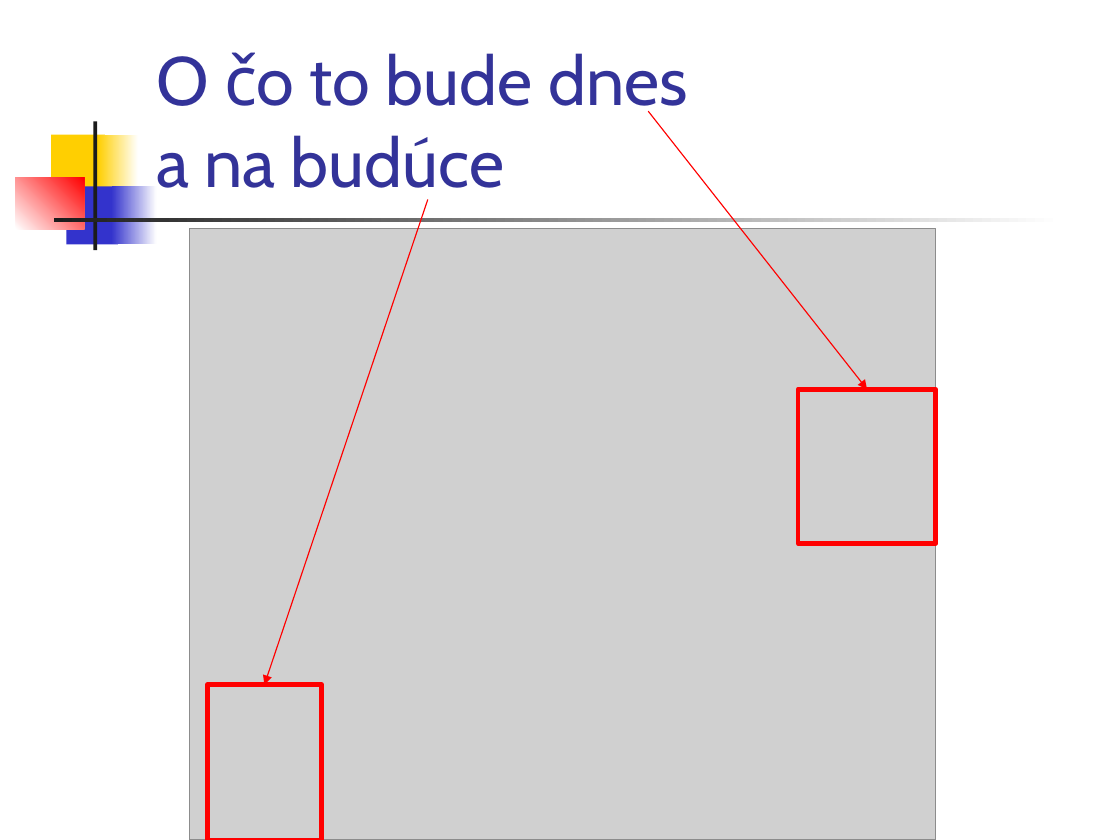
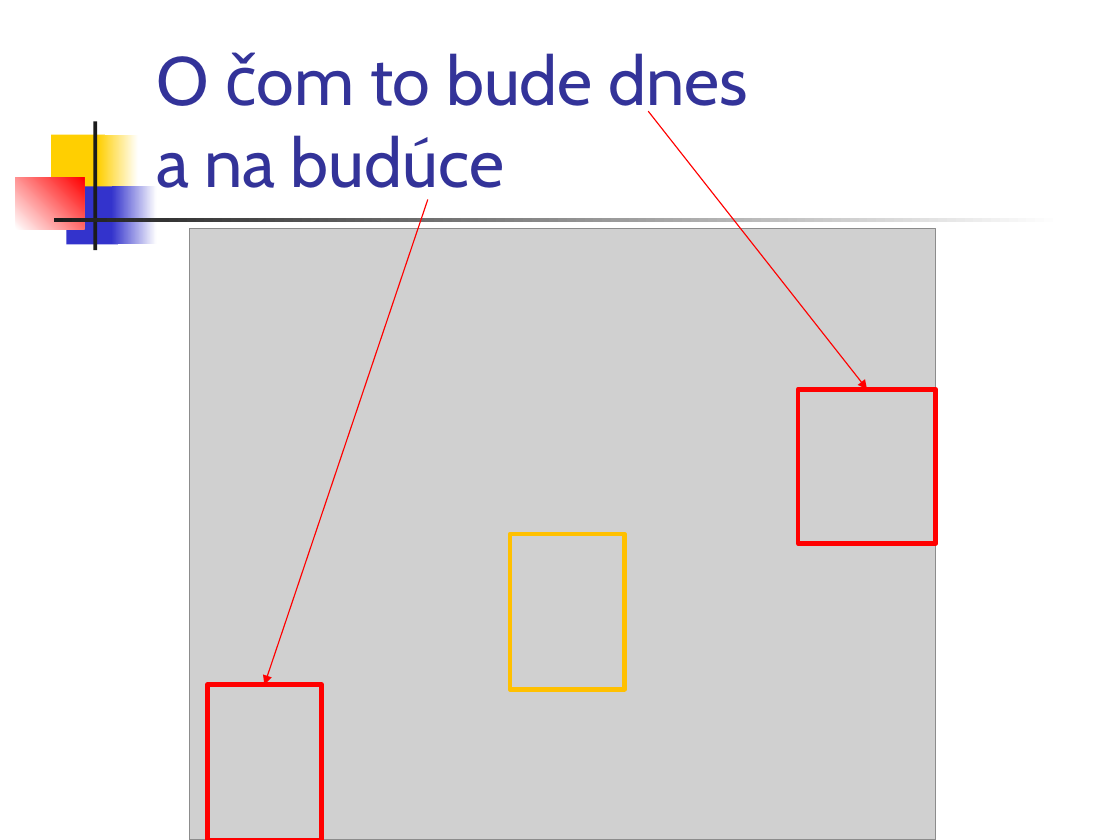
Before and after one commit to vmandro/Prednasky, a slide deck: slide 2 of 06/06_Android.ppt. Drawn at 1120x840 pixels with LibreOffice and Linux fonts; fonts in the diff are those of the drawing; grey boxes stand for pictures. Boxes give left, top, right and bottom in pixels: in the first picture for what was removed or moved away, otherwise in the second. Text is boxed around its words. In the diff, an @@ line names an element or a change of style, - is before the commit and + after.

```diff
--- a/06/06_Android.ppt
+++ b/06/06_Android.ppt
@@ title at [156,53,749,202]: text changed @@
-O čo to bude dnes
-a na budúce
+O čom to bude dnes
+a na budúce
@@ rectangle added at [510,534,624,690], outline #FFC000 3 pt @@
```
Also in this commit, not shown: 27 other slides changed, 1 slide added, 2 other files.
